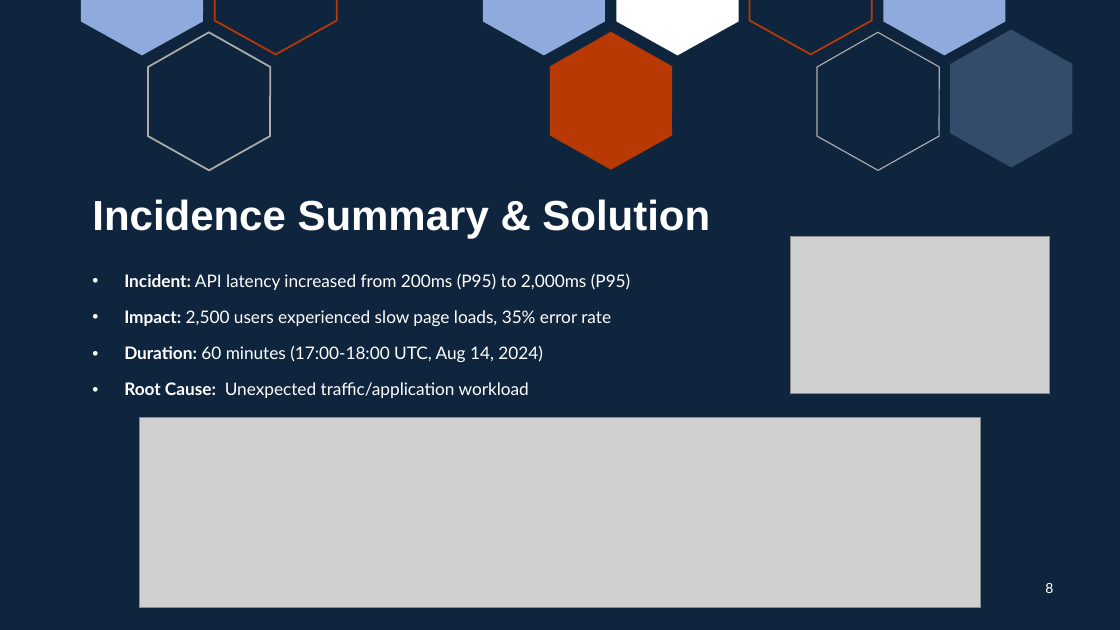
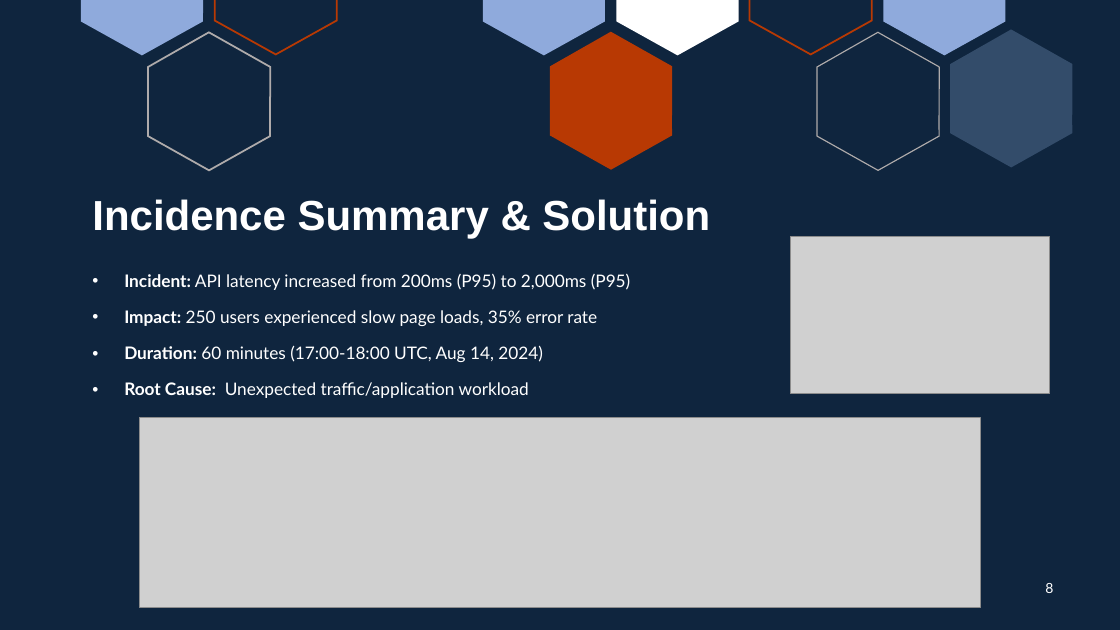
Before and after one commit to Jcaldana97/ce-lab-project-2-instrumented-monitored-service, a slide deck: slide 8 of presentation/Project2-Instrumented-Monitored-Service.pptx. Drawn at 1120x630 pixels with LibreOffice and Linux fonts; fonts in the diff are those of the drawing; grey boxes stand for pictures. Boxes give left, top, right and bottom in pixels: in the first picture for what was removed or moved away, otherwise in the second. Text is boxed around its words. In the diff, an @@ line names an element or a change of style, - is before the commit and + after.

```diff
--- a/presentation/Project2-Instrumented-Monitored-Service.pptx
+++ b/presentation/Project2-Instrumented-Monitored-Service.pptx
@@ text at (124, 310, 597, 326): text changed @@
-• Impact: 2,500 users experienced slow page loads, 35% error rate
+• Impact: 250 users experienced slow page loads, 35% error rate
```
Also in this commit, not shown: 2 other slides changed, 1 other file.
